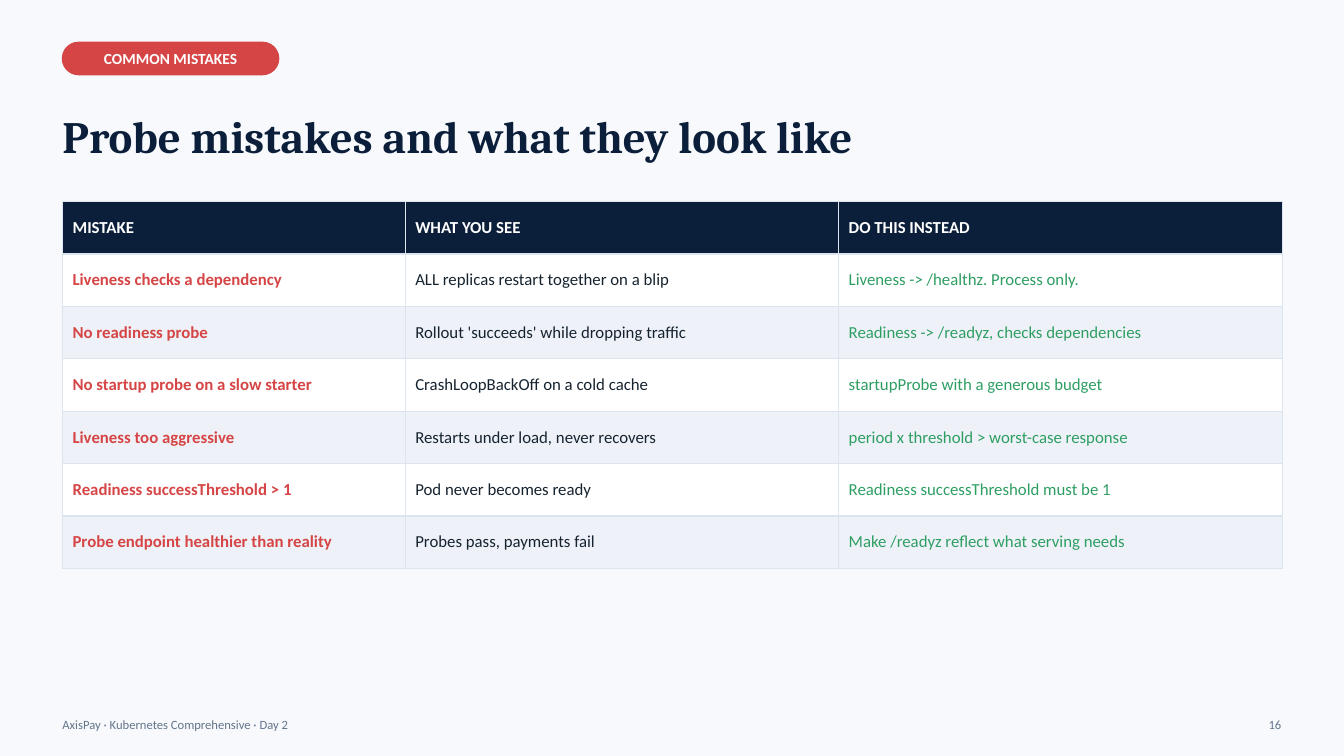
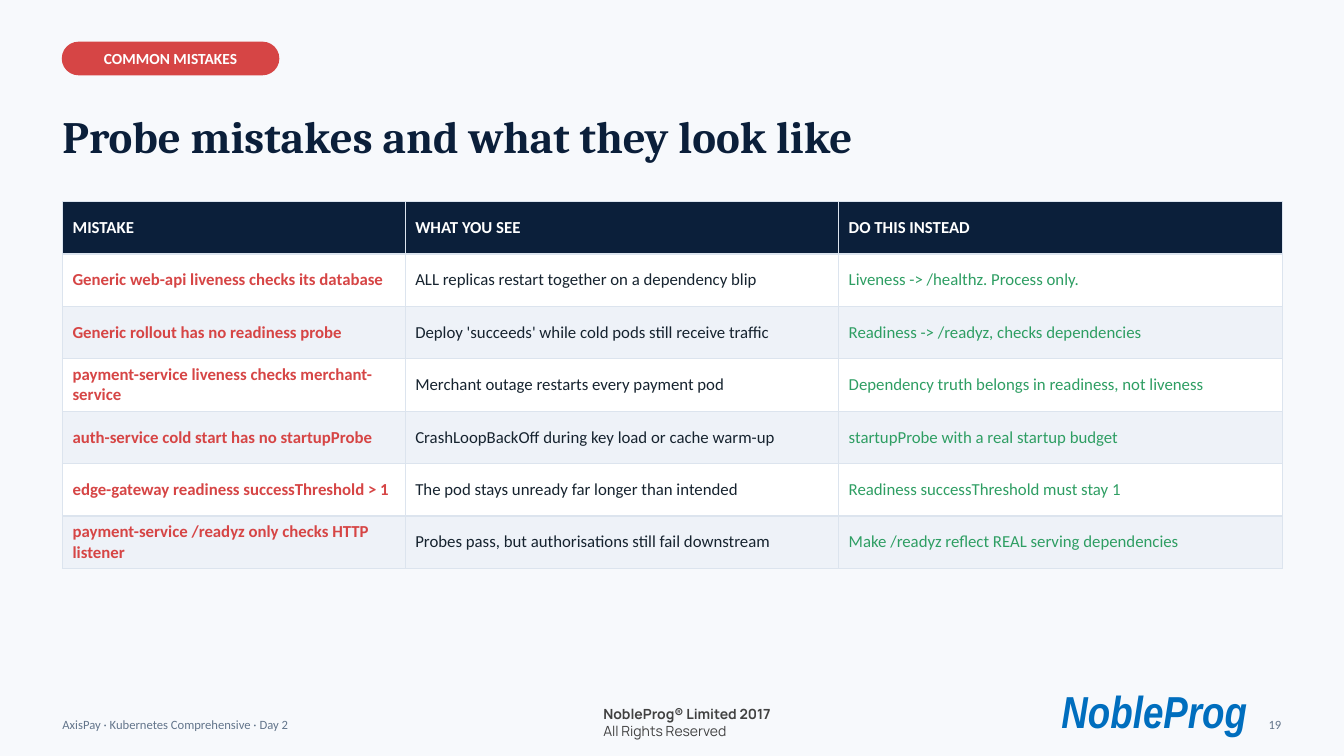
Before and after one commit to kumbulanit/kubernetescompr, a slide deck: slide 19 of days/day2/AxisPay-K8s-Day2.pptx (slide 16 before the commit). Drawn at 1344x756 pixels with LibreOffice and Linux fonts; fonts in the diff are those of the drawing; background and template pictures are left out. Boxes give left, top, right and bottom in pixels: in the first picture for what was removed or moved away, otherwise in the second. Text is boxed around its words. In the diff, an @@ line names an element or a change of style, - is before the commit and + after.

```diff
--- a/days/day2/AxisPay-K8s-Day2.pptx
+++ b/days/day2/AxisPay-K8s-Day2.pptx
@@ table at (x1=63, y1=202, x2=1282, y2=562) @@
-row 2, column 1: Liveness checks a dependency
+row 2, column 1: Generic web-api liveness checks its database
-row 2, column 2: ALL replicas restart together on a blip
+row 2, column 2: ALL replicas restart together on a dependency blip
-row 3, column 1: No readiness probe
+row 3, column 1: Generic rollout has no readiness probe
-row 3, column 2: Rollout 'succeeds' while dropping traffic
+row 3, column 2: Deploy 'succeeds' while cold pods still receive traffic
-row 4: No startup probe on a slow starter | CrashLoopBackOff on a cold cache | startupProbe with a generous budget
+row 4: payment-service liveness checks merchant-service | Merchant outage restarts every payment pod | Dependency truth belongs in readiness, not liveness
-row 5: Liveness too aggressive | Restarts under load, never recovers | period x threshold > worst-case response
+row 5: auth-service cold start has no startupProbe | CrashLoopBackOff during key load or cache warm-up | startupProbe with a real startup budget
-row 6: Readiness successThreshold > 1 | Pod never becomes ready | Readiness successThreshold must be 1
+row 6: edge-gateway readiness successThreshold > 1 | The pod stays unready far longer than intended | Readiness successThreshold must stay 1
-row 7: Probe endpoint healthier than reality | Probes pass, payments fail | Make /readyz reflect what serving needs
+row 7: payment-service /readyz only checks HTTP listener | Probes pass, but authorisations still fail downstream | Make /readyz reflect REAL serving dependencies
@@ text added at (x1=603, y1=708, x2=771, y2=740), 10 pt, text #414141, bold @@
+NobleProg® Limited 2017
+All Rights Reserved
@@ text added at (x1=1061, y1=695, x2=1247, y2=737), 32 pt, text #006EBE, bold, italic @@
+NobleProg
```
Also in this commit, not shown: 35 other slides changed, 6 slides added, 2 slides removed, 27 other files.
